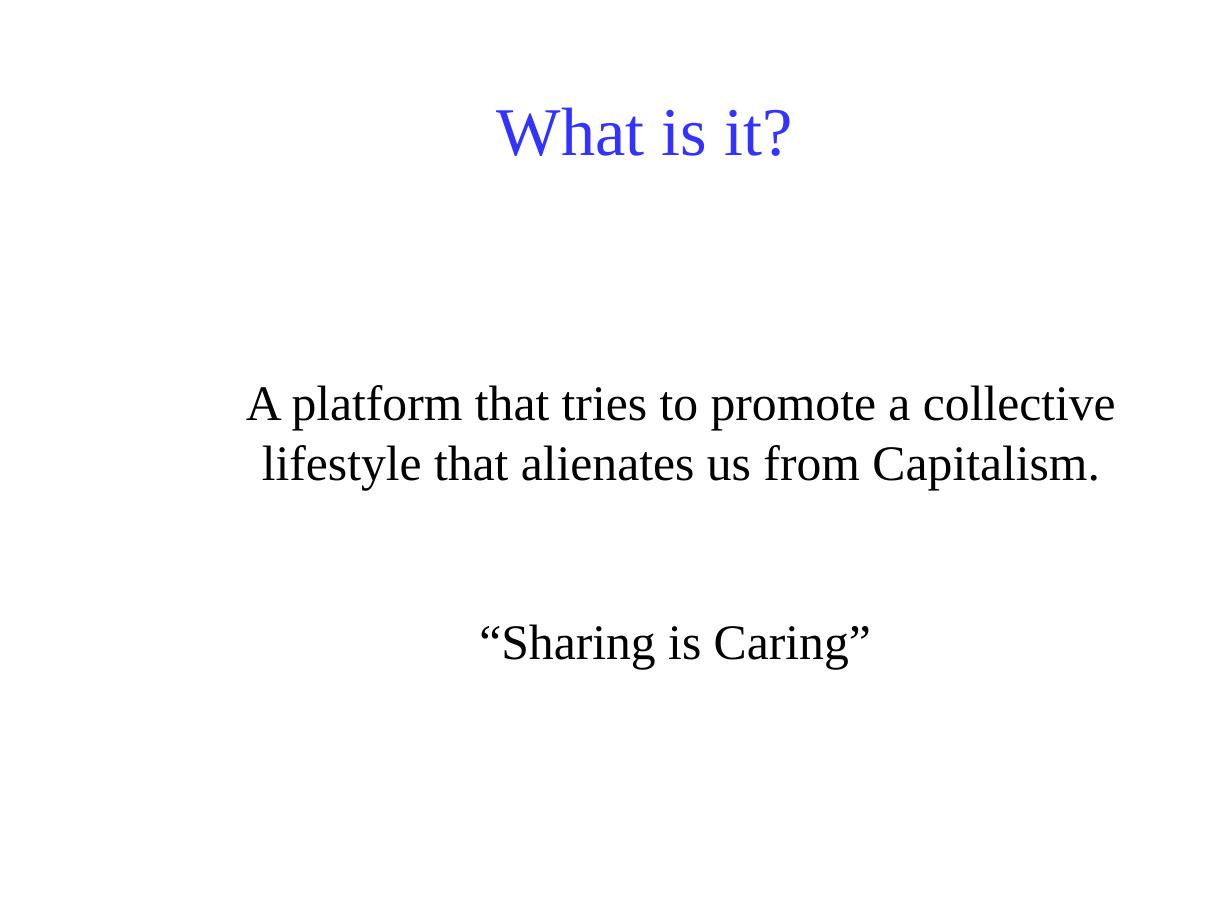
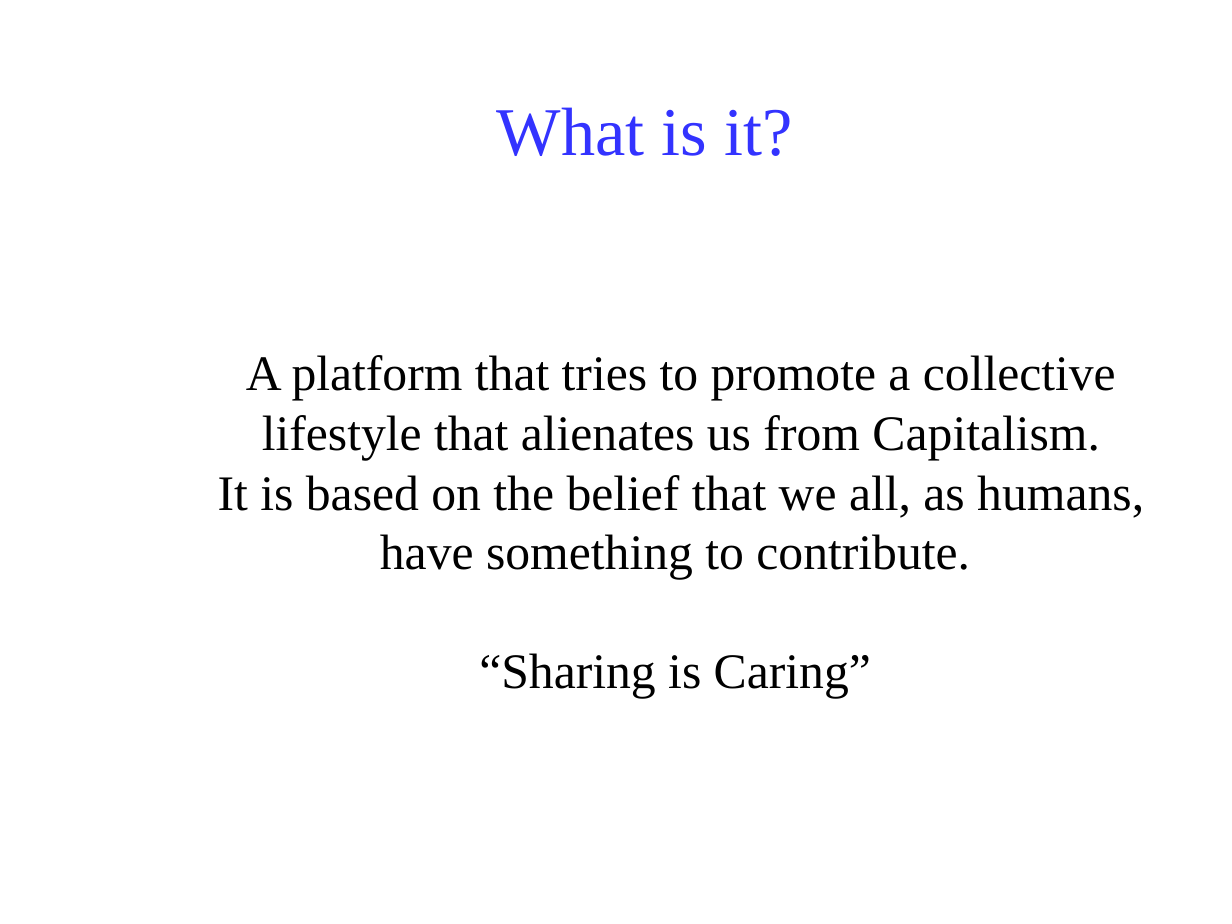
Before and after one commit to Klarala13/collectivity, a slide deck: slide 2 of Presentation/collectivity.odp. Drawn at 1232x924 pixels with LibreOffice and Linux fonts; fonts in the diff are those of the drawing; background and template pictures are left out. Boxes give left, top, right and bottom in pixels: in the first picture for what was removed or moved away, otherwise in the second. Text is boxed around its words. In the diff, an @@ line names an element or a change of style, - is before the commit and + after.

```diff
--- a/Presentation/collectivity.odp
+++ b/Presentation/collectivity.odp
@@ subtitle at (x1=218, y1=475, x2=1144, y2=579): paragraph added @@
+It is based on the belief that we all, as humans, have something to contribute.
```
Also in this commit, not shown: 6 other slides changed, 1 slide added, 1 slide removed, 1 other file.
